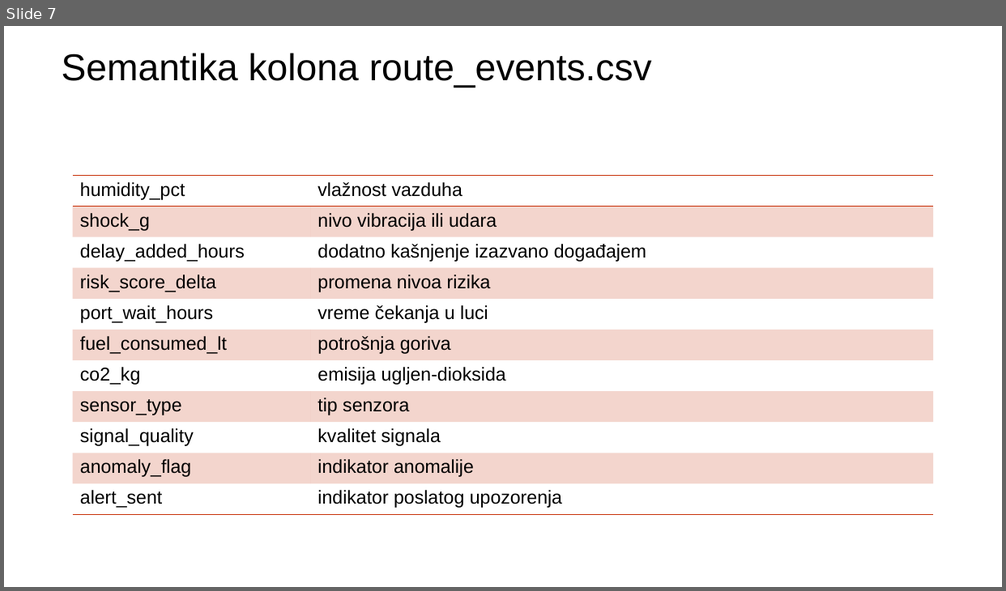
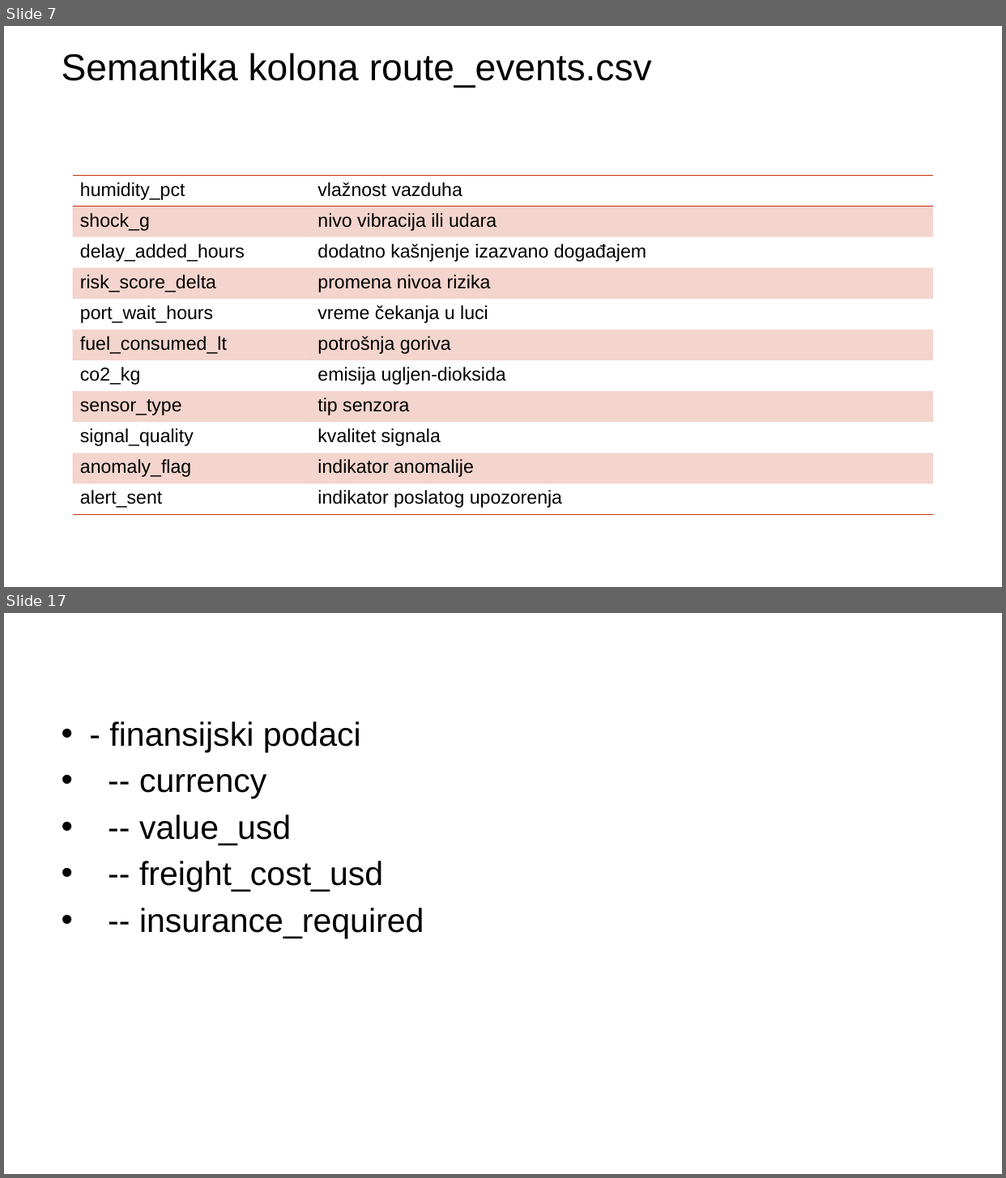
Before and after one commit to annaopi/sbp-projekat, a slide deck: Analiza pametne logistike globalnog uvoza (1).pptx. Shown one above the other, each under a label of ours: slide 7 before the commit, slides 7 and 17 after it; the slides between them are not shown. The pictures are 1006x591 and 1006x1178 pixels, drawn with LibreOffice and Linux fonts; fonts in the diff are those of the drawing; background and template pictures are left out. Boxes give left, top, right and bottom in pixels: in the first picture for what was removed or moved away, otherwise in the second. Text is boxed around its words. In the diff, an @@ line names an element or a change of style, - is before the commit and + after.

```diff
--- a/Analiza pametne logistike globalnog uvoza (1).pptx
+++ b/Analiza pametne logistike globalnog uvoza (1).pptx
@@ slide 17 added at bbox=[4, 613, 1002, 1174], background picture (left out) @@
@@ text added at bbox=[109, 722, 424, 939], 32 pt, text #000000 @@
+• - finansijski podaci
+• -- currency
+• -- value_usd
+• -- freight_cost_usd
+• -- insurance_required
```
Also in this commit, not shown: 2 slides changed, 10 other slides added.
